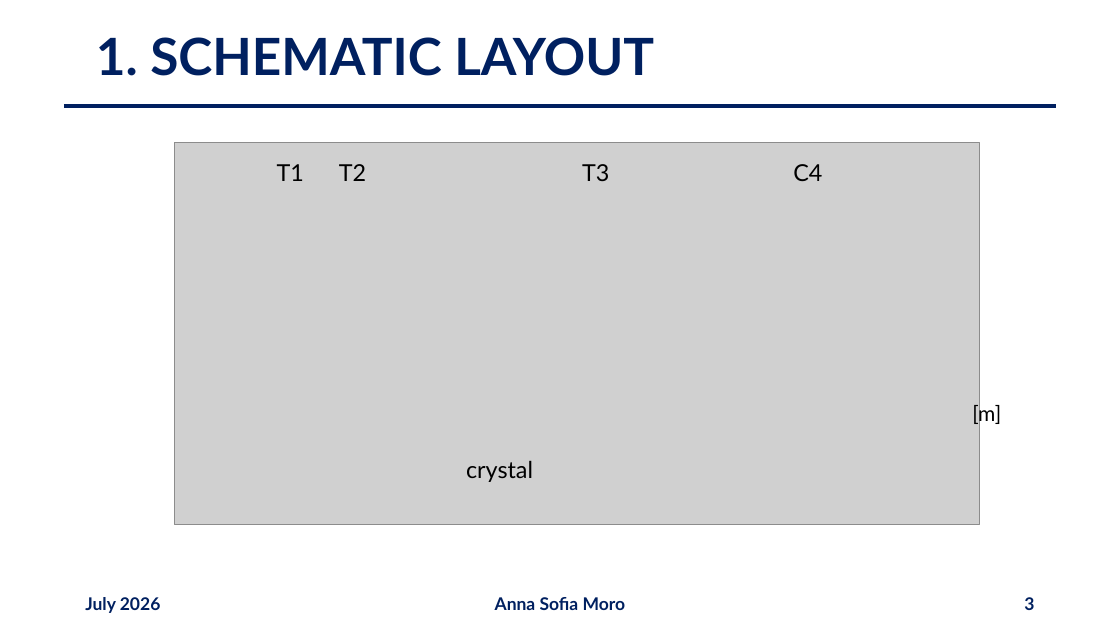
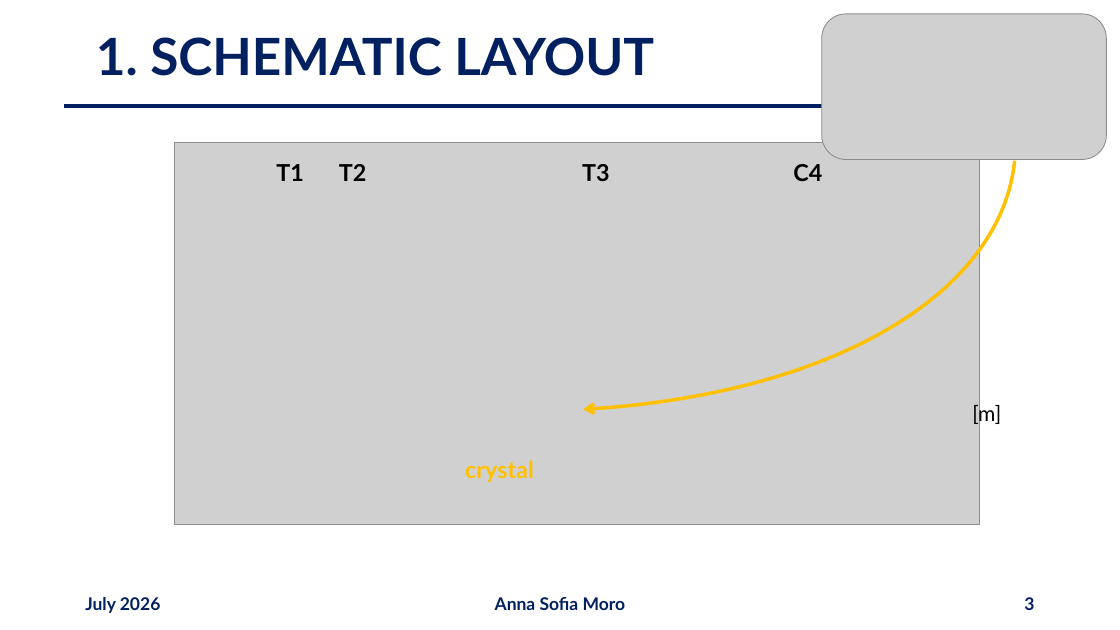
Before and after one commit to annaasofia/tesi, a slide deck: slide 3 of slides/week5.pptx. Drawn at 1120x630 pixels with LibreOffice and Linux fonts; fonts in the diff are those of the drawing; grey boxes stand for pictures. Boxes give left, top, right and bottom in pixels: in the first picture for what was removed or moved away, otherwise in the second. Text is boxed around its words. In the diff, an @@ line names an element or a change of style, - is before the commit and + after.

```diff
--- a/slides/week5.pptx
+++ b/slides/week5.pptx
@@ arc (boxed as its full ellipse) added at (0, 0, 1059, 484), outline #FFC000 3 pt @@
@@ picture added at (822, 14, 1107, 160) @@
@@ text "C4" at (793, 164, 822, 181): bold on @@
@@ text "crystal" at (465, 460, 534, 482): text colour #000000 to #FFC000, bold on @@
```
Also in this commit, not shown: 16 other slides changed, 1 slide added, 2 slides removed, 1 other file.
